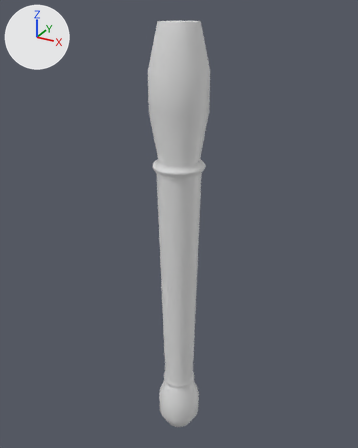
The OBJ model partyDarling/source/PartyDarling/assets/meshes/furniture/chair_Leg_2.obj as it was, and as the next commit left it.
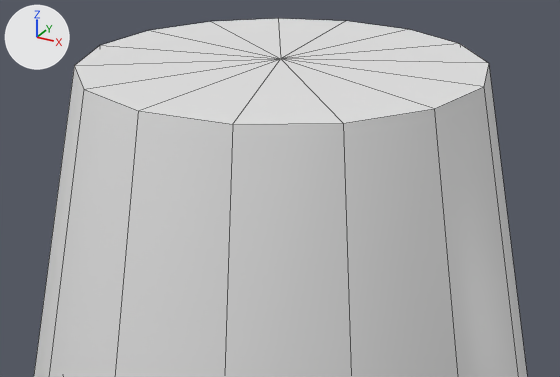
There are two pictures of each version: one whole from a camera (50 mm lens) standing at (4.17, -7.57, 0.22) and looking at (-0.11, 0.2, -3.67), one close up from a camera (50 mm lens) standing at (0.63, -1.15, 0.33) and looking at (0.04, -0.08, -0.2). Lighting does not change. The marker at upper left points along +X, +Y and +Z. The close-ups show mesh edges as thin lines. Where no turn or scale is listed for an object, it has been applied to the vertices.

The first close-up shows 'chair_Leg_2'.
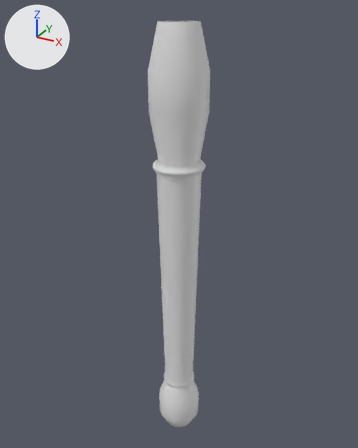
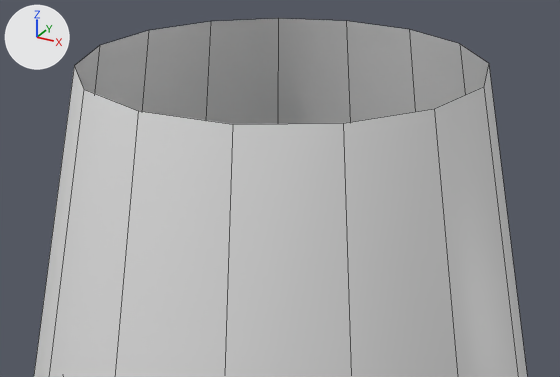
The change, as a diff of the scene's bpy script:
```diff
--- a/partyDarling/source/PartyDarling/assets/meshes/furniture/chair_Leg_2.obj.py
+++ b/partyDarling/source/PartyDarling/assets/meshes/furniture/chair_Leg_2.obj.py
@@ me_chair_leg_2 @@
 # used by ob_chair_leg_2; location = (0.0, 0.0, 0.0)
-me_chair_leg_2.from_pydata(...)  # 212 vertices, 225 faces; spans x -0.51..0.52, y -0.52..0.52, z -8.4..0.0
+me_chair_leg_2.from_pydata(...)  # 211 vertices, 210 faces; spans x -0.51..0.52, y -0.52..0.52, z -8.4..0.0
+# me_chair_leg_2 part 1
+# 1 vertex is removed from x 0.0, y 0.0, z 0.0
+# 15 faces are deleted
```

Location of each change, (x1, y1, x2, y2) in pixels of the close-ups (560 x 377 px):
part 1 of me_chair_leg_2, deleted
    before: (75, 18, 489, 124)
